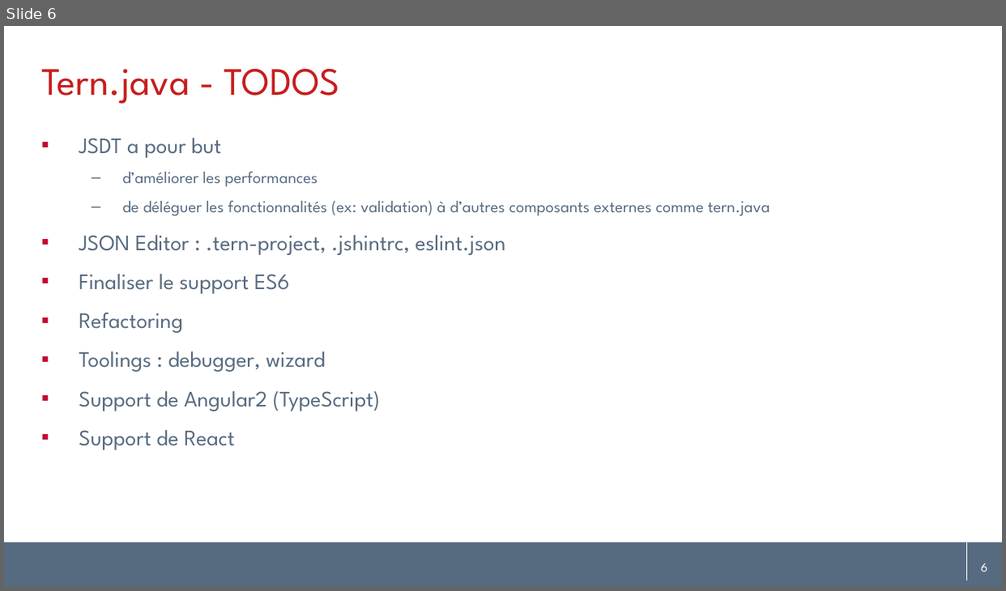
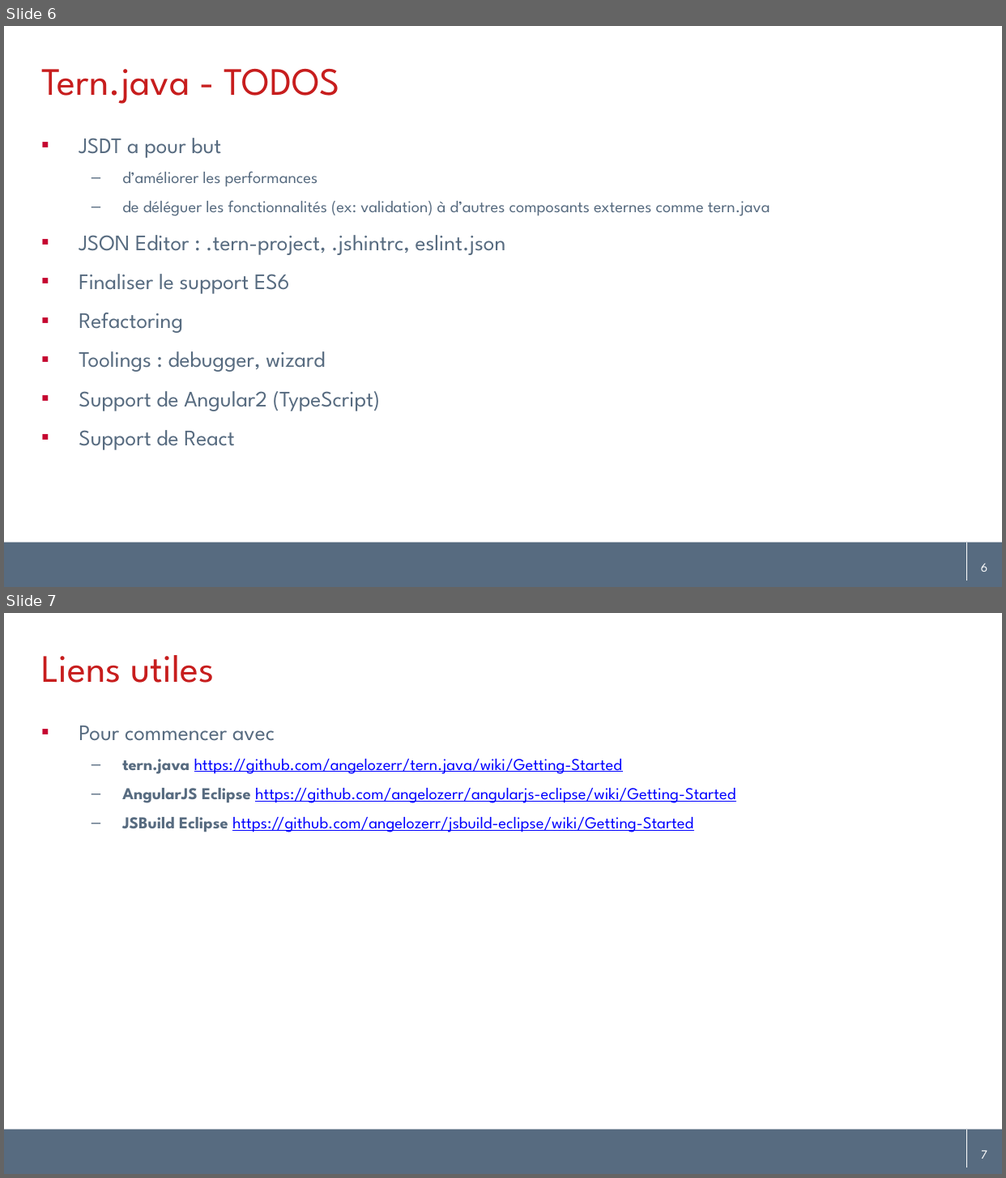
Before and after one commit to angelozerr/tern.java, a slide deck: docs/tern.java_EclipseDay _16-10-15.pptx. Shown one above the other, each under a label of ours: slide 6 before the commit, slides 6 and 7 after it. The pictures are 1006x591 and 1006x1178 pixels, drawn with LibreOffice and Linux fonts; fonts in the diff are those of the drawing; background and template pictures are left out. Boxes give left, top, right and bottom in pixels: in the first picture for what was removed or moved away, otherwise in the second. Text is boxed around its words. In the diff, an @@ line names an element or a change of style, - is before the commit and + after.

```diff
--- a/docs/tern.java_EclipseDay _16-10-15.pptx
+++ b/docs/tern.java_EclipseDay _16-10-15.pptx
@@ slide 7 added at (4, 613, 1002, 1174), background #FFFFFF; not listed: 3 template elements that a slide beside it also shows @@
@@ title added at (41, 655, 215, 683), 28 pt, text #C71D1D @@
+Liens utiles
@@ text added at (79, 726, 735, 833), 12 pt, text #0000FF, underline @@
+▪ Pour commencer avec
+  – tern.java https://github.com/angelozerr/tern.java/wiki/Getting-Started
+  – AngularJS Eclipse https://github.com/angelozerr/angularjs-eclipse/wiki/Getting-Started
+  – JSBuild Eclipse https://github.com/angelozerr/jsbuild-eclipse/wiki/Getting-Started
@@ page number added at (963, 1139, 1002, 1169), 9 pt, text #FFFFFF @@
+7
```
Also in this commit, not shown: 1 slide changed.
